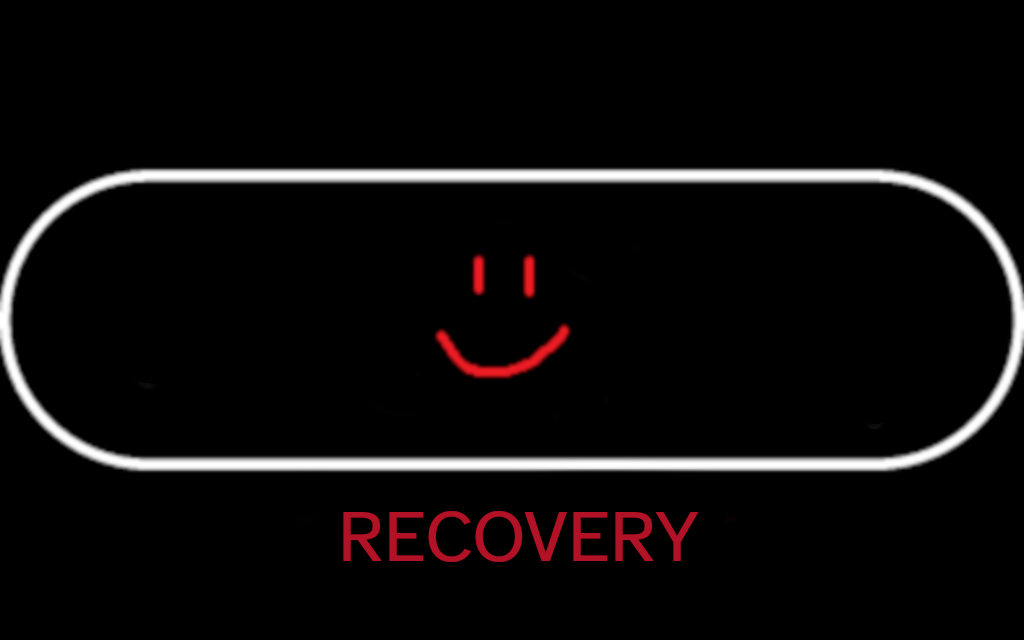
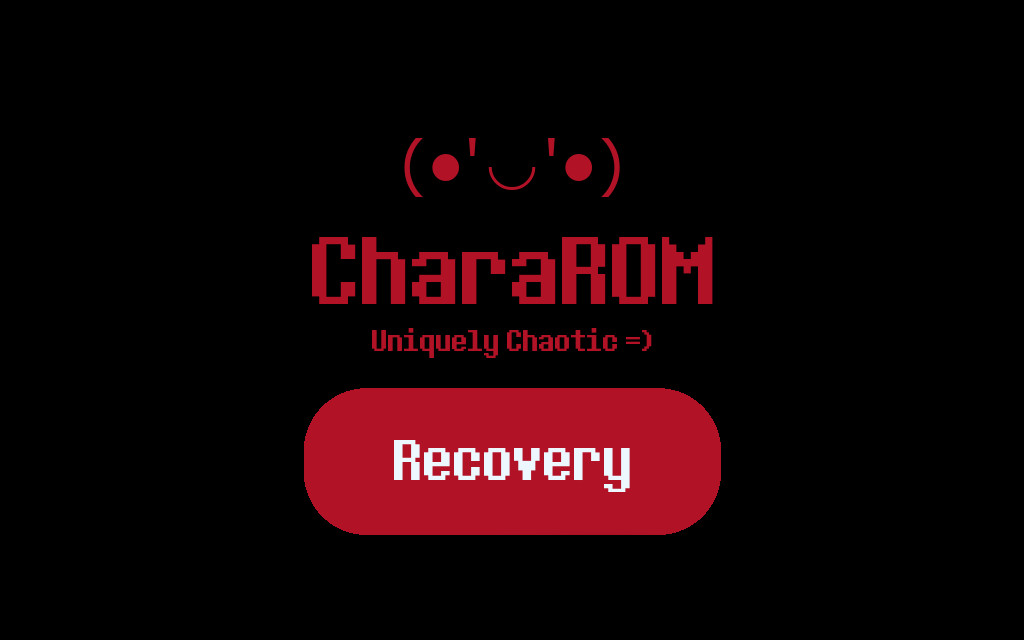
Layers edited between the first and the second 1024 × 640 image:
removed layer "logo_image.png" over [0, 138, 1024, 562]
added layer "(●'◡'●)" above "Uniquely Chaotic =)" over [404, 138, 620, 197]
added layer "Uniquely Chaotic =)" above "CharaROM ..." over [372, 328, 652, 358]
added layer "CharaROM ..." above "Recovery" over [312, 237, 713, 304]
added layer "Recovery" above "Pill" over [394, 440, 630, 492]
added layer "Pill" above "fastbootd_light.png" over [304, 388, 721, 535]
added layer "fastbootd_light.png" over [0, 138, 1024, 562]